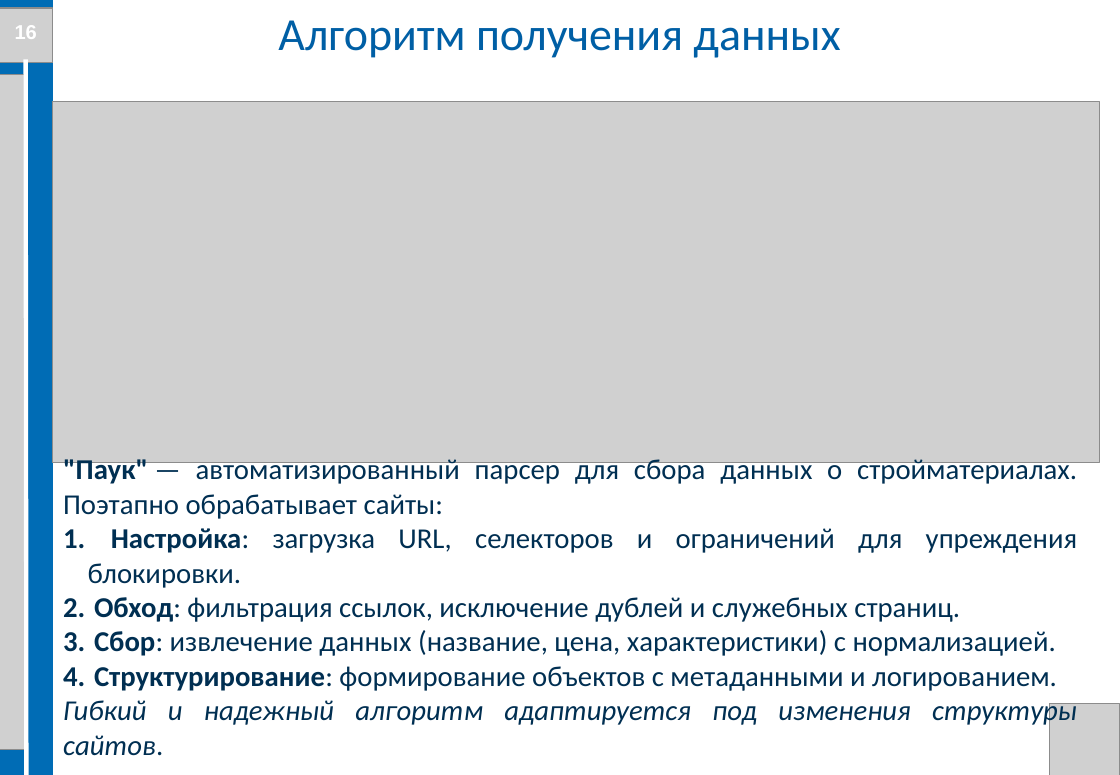
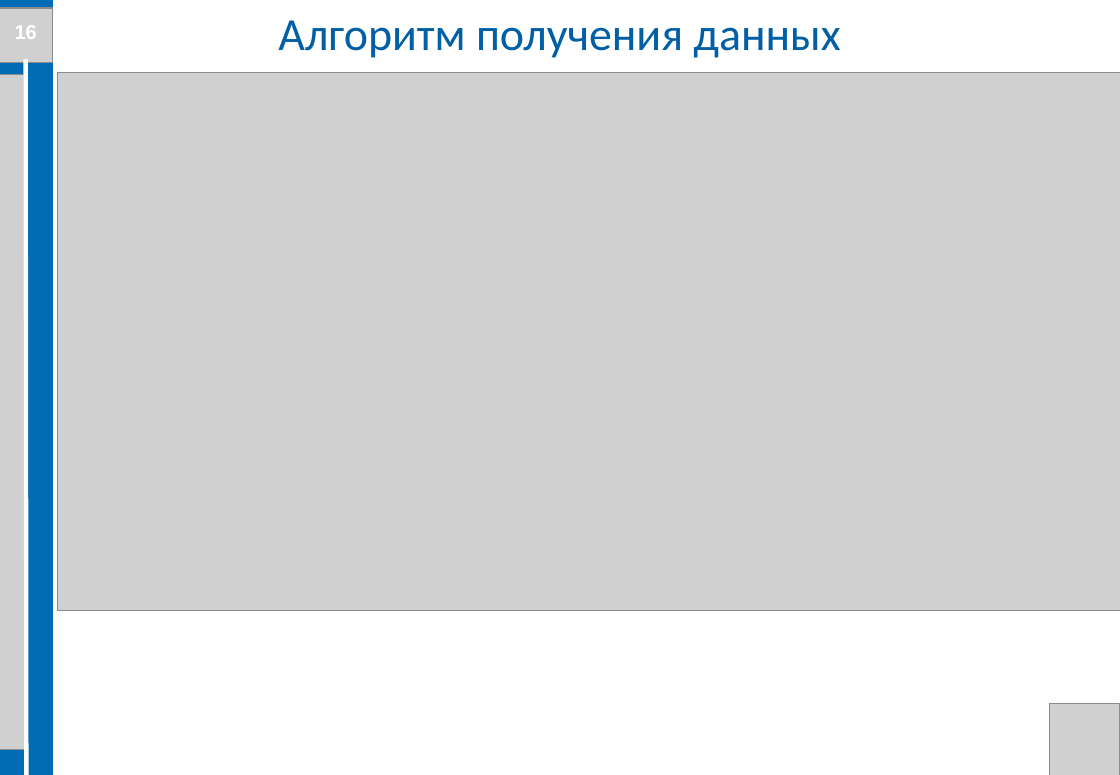
Before and after one commit to Evgenij1234/Diplom-work, a slide deck: slide 16 of Documents/Презентация диплома Семенов Е.А. БПЦ 21-01.pptx. Drawn at 1120x775 pixels with LibreOffice and Linux fonts; fonts in the diff are those of the drawing; grey boxes stand for pictures; background and template pictures are left out. Boxes give left, top, right and bottom in pixels: in the first picture for what was removed or moved away, otherwise in the second. Text is boxed around its words. In the diff, an @@ line names an element or a change of style, - is before the commit and + after.

```diff
--- a/Documents/Презентация диплома Семенов Е.А. БПЦ 21-01.pptx
+++ b/Documents/Презентация диплома Семенов Е.А. БПЦ 21-01.pptx
@@ picture: place and size @@
-picture at [53,101,1099,462]
+picture at [57,72,1120,610]
@@ text removed at [63,455,1077,756] @@
-"Паук" — автоматизированный парсер для сбора данных о стройматериалах. Поэтапно обрабатывает сайты:
-1. Настройка: загрузка URL, селекторов и ограничений для упреждения блокировки.
-2. Обход: фильтрация ссылок, исключение дублей и служебных страниц.
-3. Сбор: извлечение данных (название, цена, характеристики) с нормализацией.
-4. Структурирование: формирование объектов с метаданными и логированием.
-Гибкий и надежный алгоритм адаптируется под изменения структуры сайтов.
```
Also in this commit, not shown: 2 other slides changed, 1 other file.
